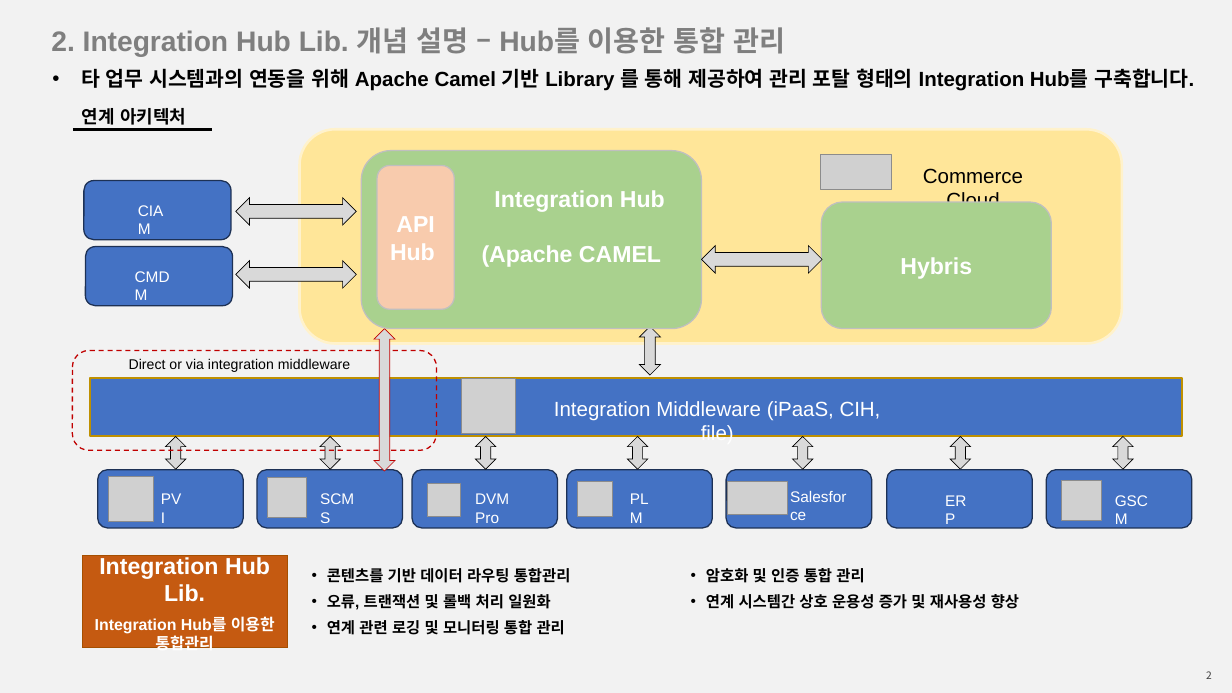
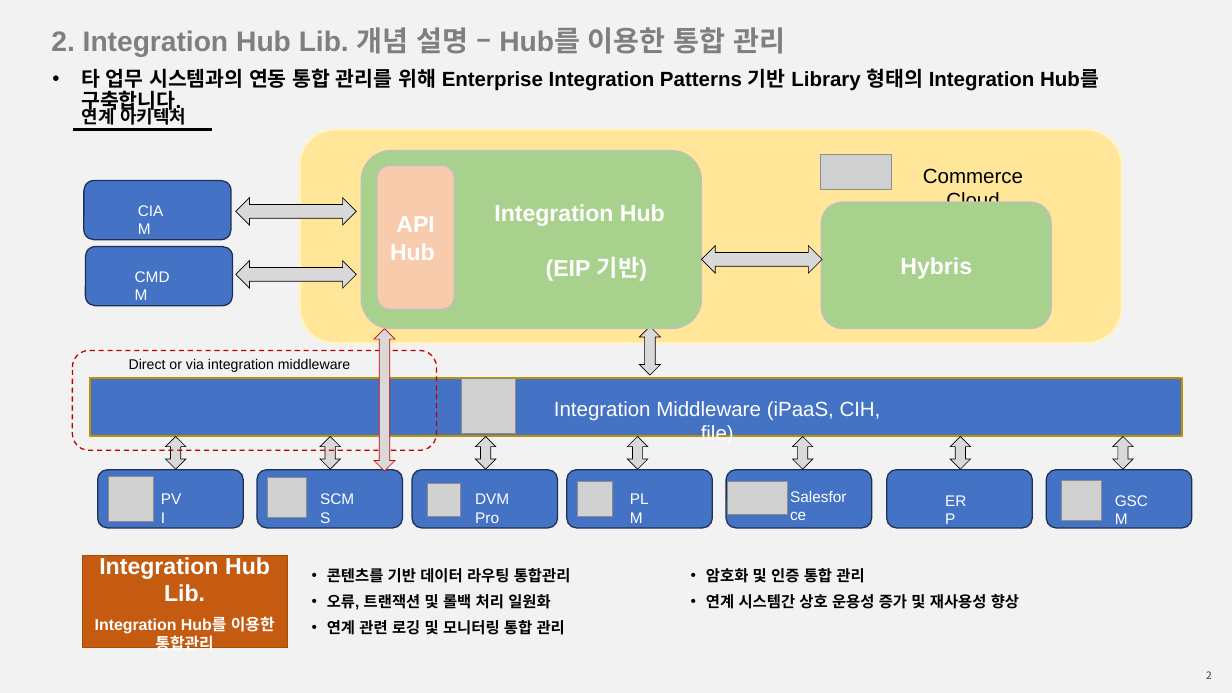
Before and after one commit to dev-ds22/dev-ds22.github.io, a slide deck: slide 2 of _ss/Define_Integration_Hub_Lib_Concept_20231204.pptx. Drawn at 1232x693 pixels with LibreOffice and Linux fonts; fonts in the diff are those of the drawing; grey boxes stand for pictures. Boxes give left, top, right and bottom in pixels: in the first picture for what was removed or moved away, otherwise in the second. Text is boxed around its words. In the diff, an @@ line names an element or a change of style, - is before the commit and + after.

Commit message:
integration ppt수정 1205

```diff
--- a/_ss/Define_Integration_Hub_Lib_Concept_20231204.pptx
+++ b/_ss/Define_Integration_Hub_Lib_Concept_20231204.pptx
@@ text at (81, 68, 1099, 114): text changed @@
-• 타 업무 시스템과의 연동을 위해 Apache Camel 기반 Library 를 통해 제공하여 관리 포탈 형태의 Integration Hub를 구축합니다.
+• 타 업무 시스템과의 연동 통합 관리를 위해 Enterprise Integration Patterns 기반 Library 형태의 Integration Hub를 구축합니다.
@@ text in rounded rectangle at (546, 257, 647, 281): text changed @@
-(Apache CAMEL 사용)
+(EIP 기반)
```
Also in this commit, not shown: 3 other slides changed.
